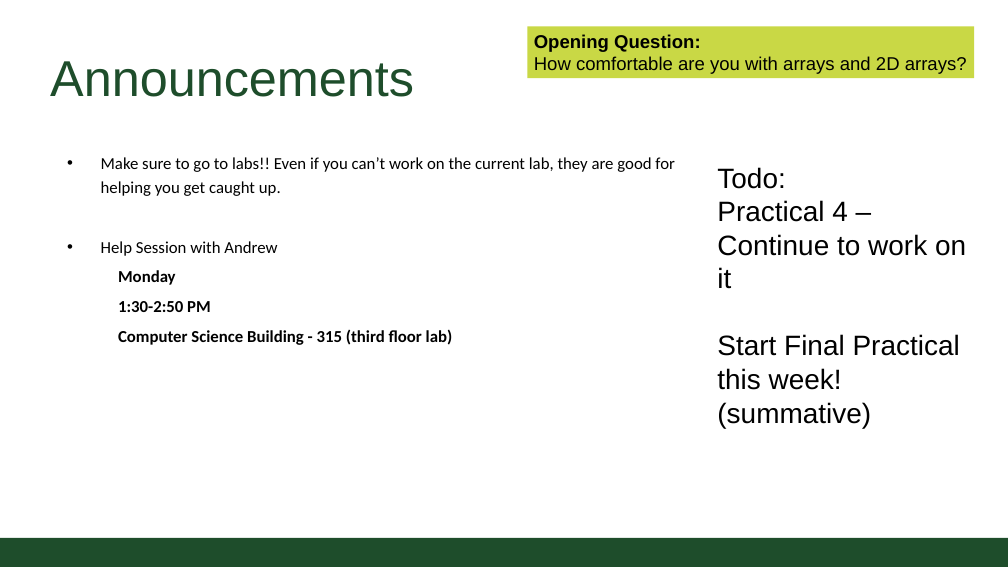
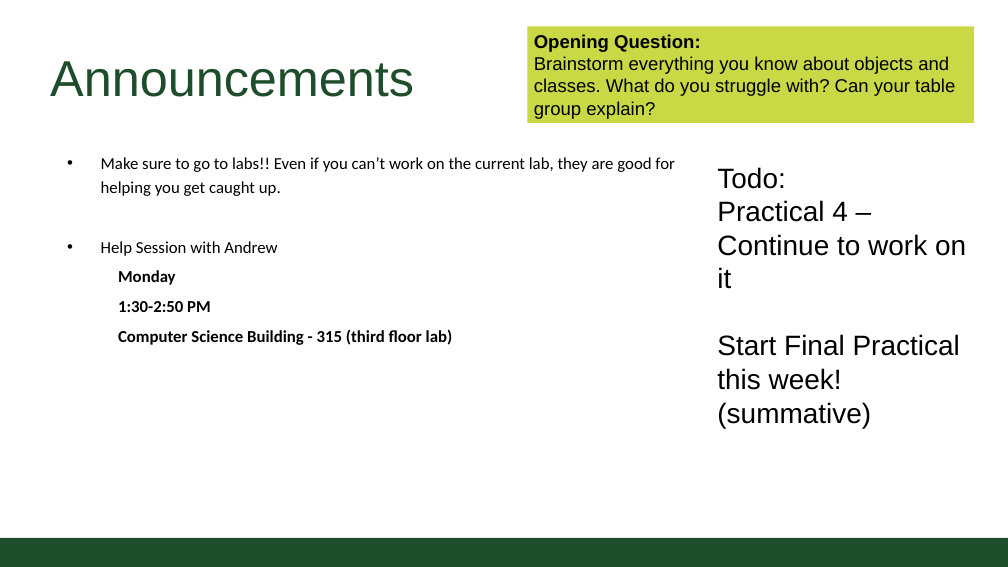
Before and after one commit to CSU-CompSci-CS163-4/Handouts, a slide deck: slide 2 of slides/On-Campus/11_01_Inheritance.pptx. Drawn at 1008x567 pixels with LibreOffice and Linux fonts; fonts in the diff are those of the drawing; background and template pictures are left out. Boxes give left, top, right and bottom in pixels: in the first picture for what was removed or moved away, otherwise in the second. Text is boxed around its words. In the diff, an @@ line names an element or a change of style, - is before the commit and + after.

Commit message:
updated with changes in class

```diff
--- a/slides/On-Campus/11_01_Inheritance.pptx
+++ b/slides/On-Campus/11_01_Inheritance.pptx
@@ rectangle "Opening Question:": place and size @@
-rectangle "Opening Question:" at <box>527,27,974,78</box>
+rectangle "Opening Question:" at <box>527,27,974,123</box>
@@ text in rectangle at <box>534,56,955,119</box>: text changed @@
-How comfortable are you with arrays and 2D arrays?
+Brainstorm everything you know about objects and classes. What do you struggle with? Can your table group explain?
```
Also in this commit, not shown: 15 other slides changed, 2 other files.
